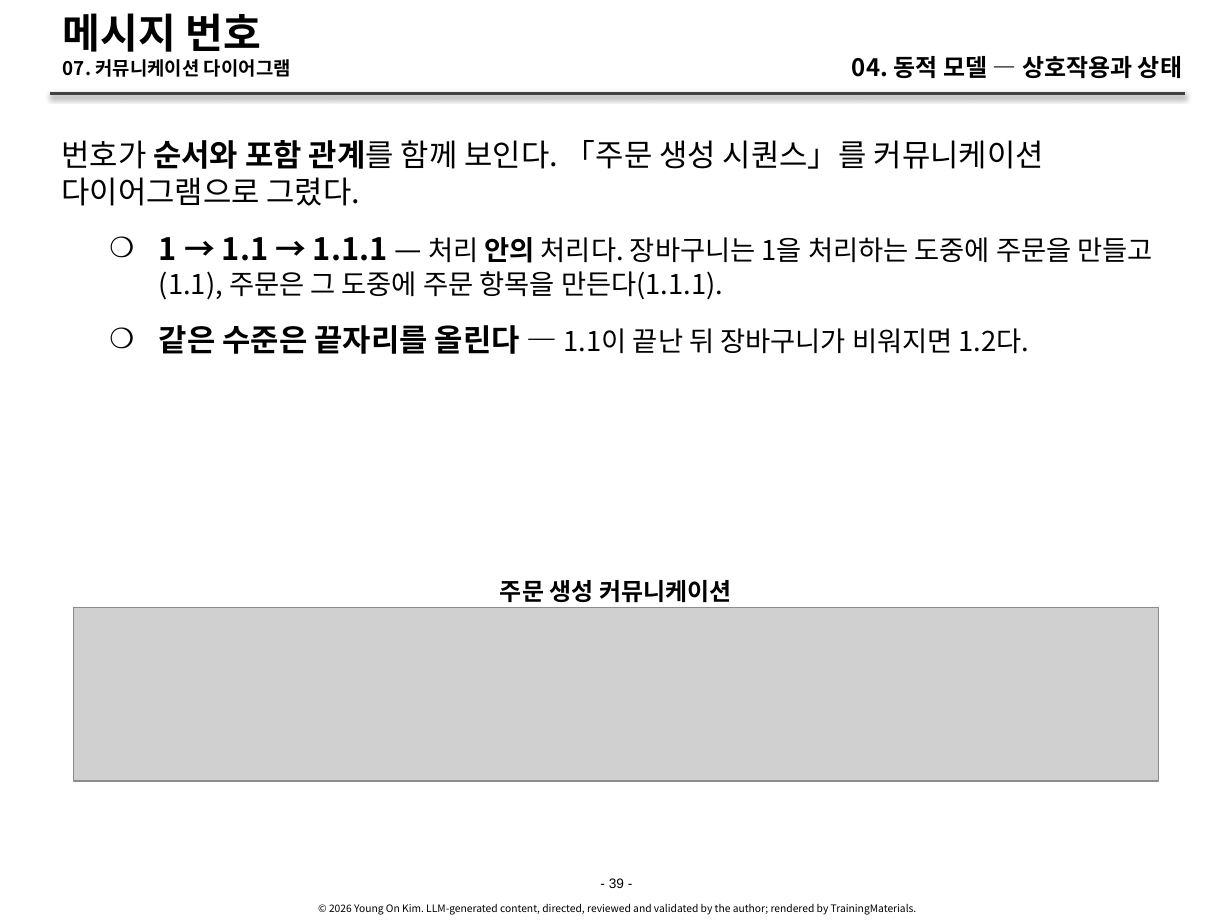
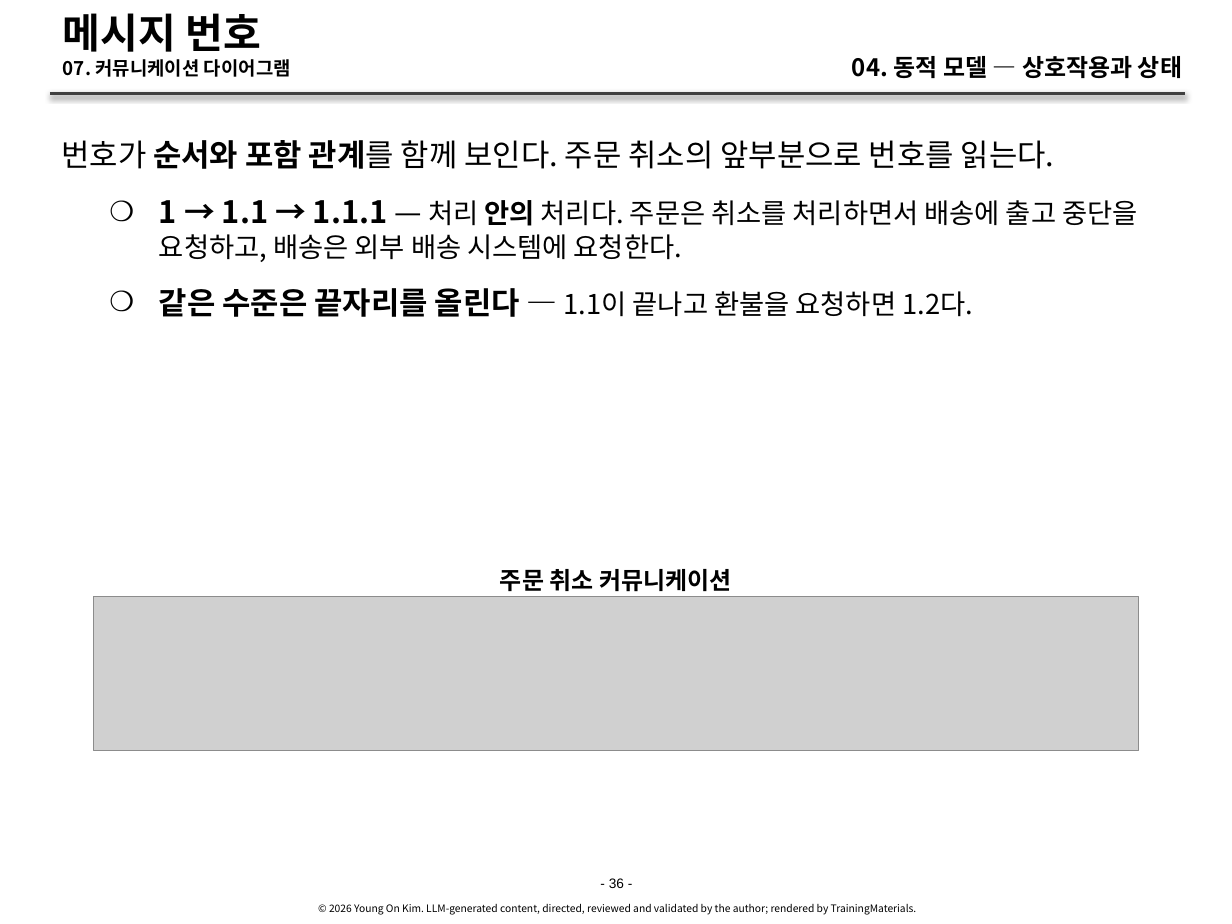
Before and after one commit to YoungSan77/TrainingMaterials, a slide deck: slide 36 of courses/ooad/sessions/s04.pptx (slide 39 before the commit). Drawn at 1232x924 pixels with LibreOffice and Linux fonts; fonts in the diff are those of the drawing; grey boxes stand for pictures. Boxes give left, top, right and bottom in pixels: in the first picture for what was removed or moved away, otherwise in the second. Text is boxed around its words. In the diff, an @@ line names an element or a change of style, - is before the commit and + after.

```diff
--- a/courses/ooad/sessions/s04.pptx
+++ b/courses/ooad/sessions/s04.pptx
@@ text at <box>61,140,1137,317</box>: text changed @@
-번호가 순서와 포함 관계를 함께 보인다. 「주문 생성 시퀀스」를 커뮤니케이션 다이어그램으로 그렸다.
-    ❍ 1 → 1.1 → 1.1.1 — 처리 안의 처리다. 장바구니는 1을 처리하는 도중에 주문을 만들고(1.1), 주문은 그 도중에 주문 항목을 만든다(1.1.1).
-    ❍ 같은 수준은 끝자리를 올린다 — 1.1이 끝난 뒤 장바구니가 비워지면 1.2다.
+번호가 순서와 포함 관계를 함께 보인다. 주문 취소의 앞부분으로 번호를 읽는다.
+    ❍ 1 → 1.1 → 1.1.1 — 처리 안의 처리다. 주문은 취소를 처리하면서 배송에 출고 중단을 요청하고, 배송은 외부 배송 시스템에 요청한다.
+    ❍ 같은 수준은 끝자리를 올린다 — 1.1이 끝나고 환불을 요청하면 1.2다.
@@ text at <box>500,569,731,592</box>: text changed @@
-주문 생성 커뮤니케이션
+주문 취소 커뮤니케이션
@@ picture: place and size @@
-picture at <box>74,607,1158,781</box>
+picture at <box>94,596,1138,750</box>
@@ text at <box>609,878,624,888</box>: text changed @@
-- 39 -
+- 36 -
```
Also in this commit, not shown: 55 other slides changed, 6 slides removed, 9 other files.
